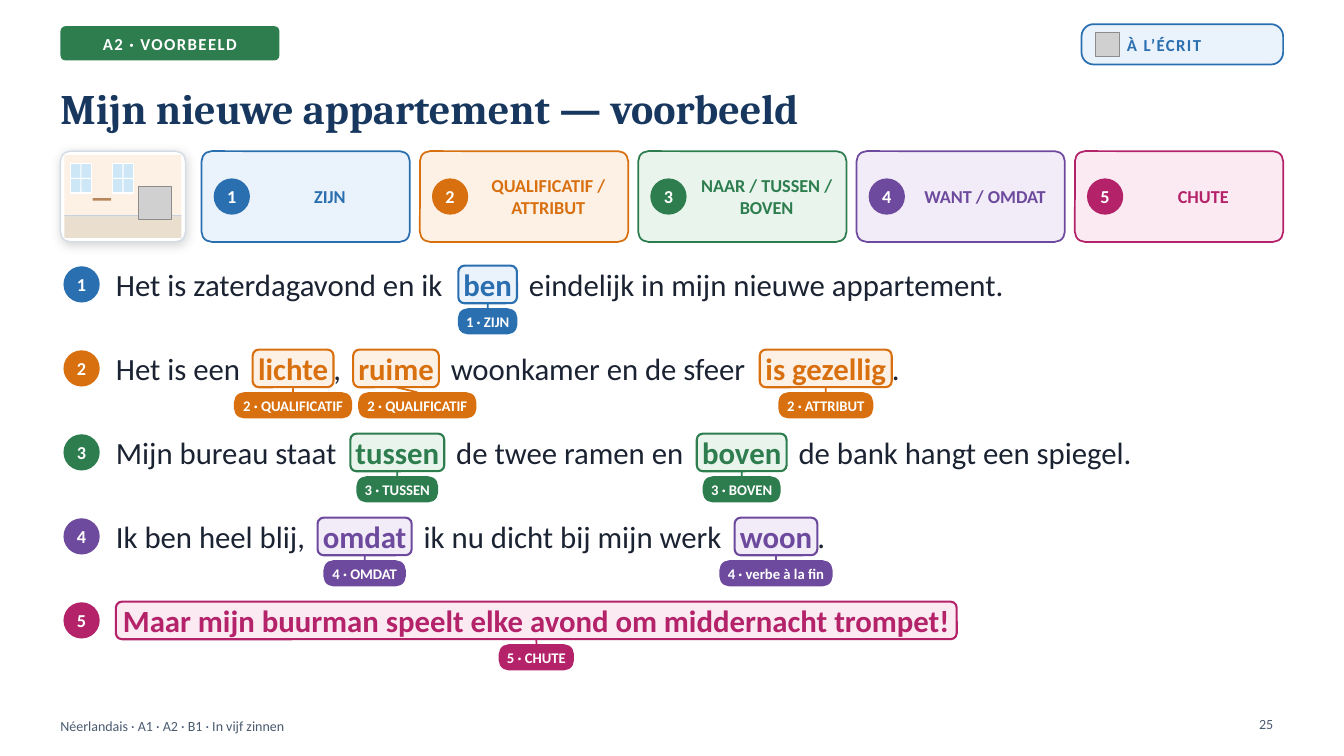
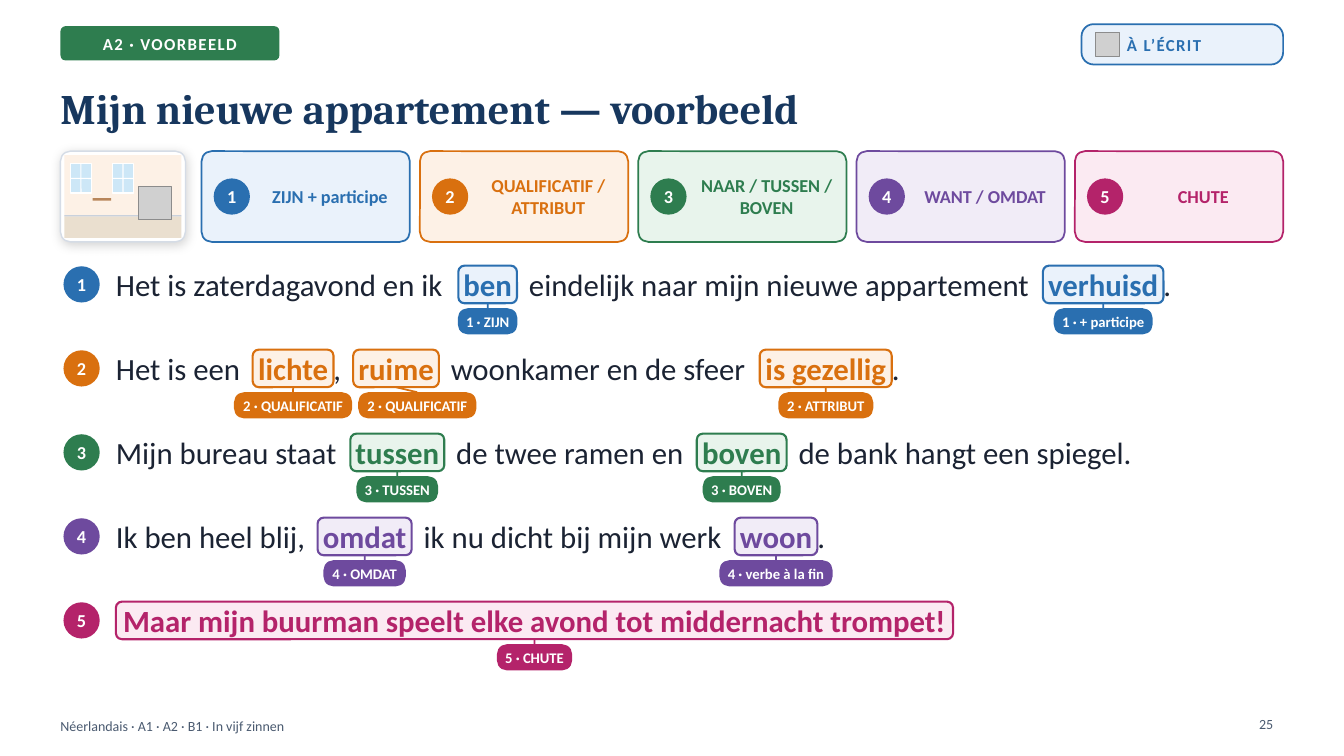
Before and after one commit to ajouniaux/talenleren, a slide deck: slide 25 of neerlandais1/powerpoints/In_vijf_zinnen_A1_A2_B1.pptx. Drawn at 1344x756 pixels with LibreOffice and Linux fonts; fonts in the diff are those of the drawing; grey boxes stand for pictures; background and template pictures are left out. Boxes give left, top, right and bottom in pixels: in the first picture for what was removed or moved away, otherwise in the second. Text is boxed around its words. In the diff, an @@ line names an element or a change of style, - is before the commit and + after.

```diff
--- a/neerlandais1/powerpoints/In_vijf_zinnen_A1_A2_B1.pptx
+++ b/neerlandais1/powerpoints/In_vijf_zinnen_A1_A2_B1.pptx
@@ text at (272,190,388,206): text changed @@
-ZIJN
+ZIJN + participe
@@ rounded rectangle added at (1044,266,1165,303), fill #EAF2FB, outline #2A6FB0 1.5 pt @@
@@ text added at (1164,264,1187,304), 22 pt, text #1B2333 @@
+.
@@ text at (529,274,1029,302): text changed @@
-eindelijk in mijn nieuwe appartement.
+eindelijk naar mijn nieuwe appartement
@@ text added at (1048,274,1158,304), 22 pt, text #2A6FB0, bold @@
+verhuisd
@@ rounded rectangle added at (1054,309,1152,335), fill #2A6FB0 @@
@@ text added at (1062,316,1145,330), 10.5 pt, text #FFFFFF, bold @@
+1 · + participe
@@ line added from (1103, 303) to (1104, 309), #2A6FB0 1.25 pt @@
@@ text at (123,610,945,640): text changed @@
-Maar mijn buurman speelt elke avond om middernacht trompet!
+Maar mijn buurman speelt elke avond tot middernacht trompet!
```
Also in this commit, not shown: 7 other slides changed, 5 other files.
